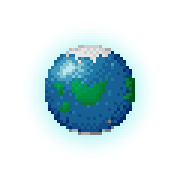
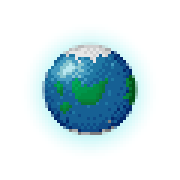
Before/after of a (180, 180) layered artwork. What changed in the layer stack:
painted on "Layer" over [42,42,138,135]
